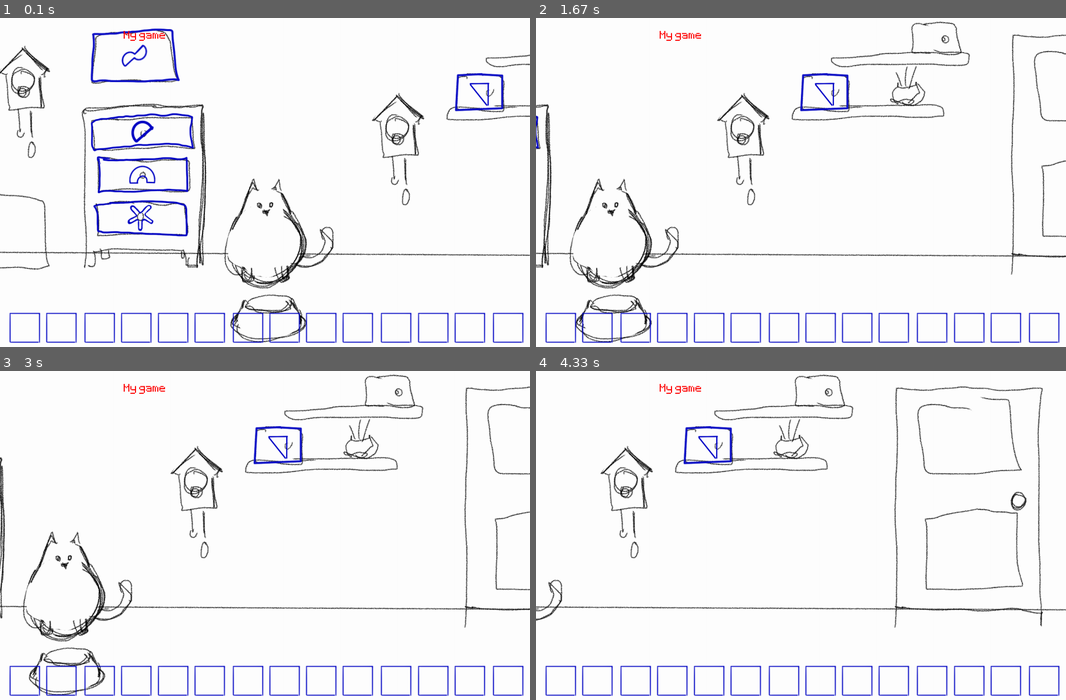
Above: before the commit, frames 1-4 (two rows, left to right).
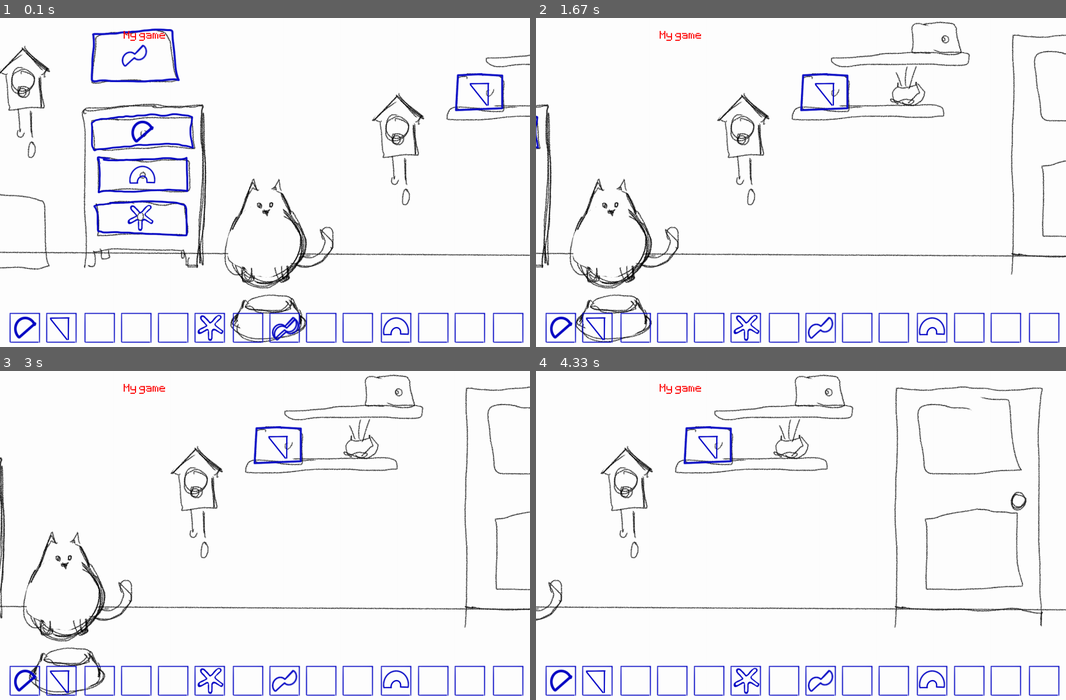
Above: after the commit, the same moments.

Repository: Bchan1999/Feed-The-Cat-PyGame
Game: pygame game, started from window.py
The game is run twice, just before and just after one commit, with the same random seed, the same clock (stepped at 60 frames per second) and the same inputs.
Inputs (mouse positions are in pixels of both pictures, inside the frame that each line leads up to):
- Up to frame 1 (0.1 s): no input
- Up to frame 2 (1.67 s): hold Right 0.33-0.8 s; move the mouse to (779, 205) at 0.37 s; hold Right 0.83-1.3 s; move the mouse to (970, 179) at 0.87 s; hold Left from 1.33 s (still down); move the mouse to (673, 192) at 1.37 s
- Up to frame 3 (3 s): release Left at 1.87 s; hold Left 1.9-2.3 s; move the mouse to (100, 489) at 1.93 s; hold Right 2.33-2.97 s; move the mouse to (344, 420) at 2.37 s
- Up to frame 4 (4.33 s): hold Left 3-3.47 s; move the mouse to (864, 571) at 3.03 s; hold Right 3.5-3.97 s; move the mouse to (811, 423) at 3.53 s; hold Right from 4 s (still down); move the mouse to (610, 532) at 4.03 s

The runs differ from the first frame. In frame 1, 0.6% of the frame differs, in the area x 2-78%, y 90-99%; in frame 2, 0.5%; in frame 3, 0.5%; in frame 4, 0.5%.

Commit message:
Key functionality

Diff:
--- /dev/null
+++ b/Door.py
@@ -0,0 +1,28 @@
+import pygame
+
+
+class Door:
+    def __init__(self, screen, rectx, recty, closedImg, openImg):
+        self.closed = pygame.image.load(closedImg).convert_alpha()
+        self.open = pygame.image.load(openImg).convert_alpha()
+        self.rect = self.closed.get_rect(center=(rectx, recty))
+        self.mask = pygame.mask.from_surface(self.closed)
+        self.rectB = self.open.get_rect(center=(rectx, recty))
+        self.maskB = pygame.mask.from_surface(self.open)
+        self.flag = False
+        self.screen = screen
+
+    def draw(self):
+        if self.flag:
+            self.screen.blit(self.open, self.rect)
+        else:
+            self.screen.blit(self.closed, self.rect)
+
+    def setFlag(self, flag):
+        self.flag = flag
+
+    def changeXandY(self, rectx):
+        self.rect = self.closed.get_rect(center=(rectx, 500))
+
+    def changeXandYB(self, rectx):
+        self.rect = self.open.get_rect(center=(rectx, 500))
--- /dev/null
+++ b/Key.py
@@ -0,0 +1,11 @@
+import pygame
+
+
+class Key:
+    def __init__(self, screen, keyImg, keyHighlight, rectx, recty):
+        self.keyImg = pygame.image.load(keyImg).convert_alpha()
+        self.keyHighlight = pygame.image.load(keyHighlight).convert_alpha
+        self.screen = screen
+
+    def draw(self):
+        self.screen.blit(self.keyImg, (0, 0))
--- /dev/null
+++ b/Player.py
@@ -0,0 +1,14 @@
+import pygame
+
+
+class Player:
+    def __init__(self, key, screen):
+        self.key = pygame.image.load(key).convert_alpha()
+        self.keyRect = self.key.get_rect(center=(0, 0))
+        self.mask = pygame.mask.from_surface(self.key)
+        self.screen = screen
+
+    def draw(self):
+        if pygame.mouse.get_pos():
+            self.keyRect.center = pygame.mouse.get_pos()  # update position
+            self.screen.blit(self.key, self.keyRect.center)
--- a/window.py
+++ b/window.py
@@ -1,34 +1,11 @@
 from cgi import test
 import pygame
 from sys import exit
+from Door import *
+from Key import *
+from Player import *
 
 # starts pygmae and instantiates all libraries
-
-
-class Door:
-    def __init__(self, rectx, recty, closedImg, openImg):
-        self.closed = pygame.image.load(closedImg).convert_alpha()
-        self.open = pygame.image.load(openImg).convert_alpha()
-        self.rect = self.closed.get_rect(center=(rectx, recty))
-        self.mask = pygame.mask.from_surface(self.closed)
-        self.rectB = self.open.get_rect(center=(rectx, recty))
-        self.maskB = pygame.mask.from_surface(self.open)
-        self.flag = False
-
-    def draw(self):
-        if self.flag:
-            screen.blit(self.open, self.rect)
-        else:
-            screen.blit(self.closed, self.rect)
-
-    def setFlag(self, flag):
-        self.flag = flag
-
-    def changeXandY(self, rectx):
-        self.rect = self.closed.get_rect(center=(rectx, 500))
-
-    def changeXandYB(self, rectx):
-        self.rect = self.open.get_rect(center=(rectx, 500))
 
 
 pygame.init()
@@ -58,25 +35,35 @@
 doorOpen = True
 doorlen = 5
 x = 1
+
 doorlist = []
+keyList = []
+
 touching = False
 posClick = any
 
 rflag = False
 lflag = False
 
-#loads all door images from graphics
-#x variable defines how many doors need to be loaded into the game
-#A is closed door
-#B is open door
+# loads all door images from graphics
+# x variable defines how many doors need to be loaded into the game
+# A is closed door
+# B is open door
 while (x <= doorlen):
     file = 'graphics/Door' + str(x) + 'A.png'
     fileB = 'graphics/Door' + str(x) + 'B.png'
-    door = Door(rectx, recty, file, fileB)
+    door = Door(screen, rectx, recty, file, fileB)
     doorlist.append(door)
+
+    keyFile = 'graphics/Keys/Key' + str(x) + '.png'
+    keyHighlightFile = 'graphics/Keys/Key' + str(x) + 'H.png'
+    key = Key(screen, keyFile, keyHighlightFile, rectx, recty)
+    keyList.append(key)
     x += 1
 
 print(doorlist)
+
+player = Player('graphics/Keys/Key3.png', screen)
 
 
 def addSpeed():
@@ -148,5 +135,10 @@
 
     screen.blit(text_surface, (350, 50))
     screen.blit(keyUI, (0, 0))
+    player.draw()
+
+    for j in keyList:
+        j.draw()
+
     pygame.display.update()
     clock.tick(60)  # constant frame rate
Binary file added: graphics/Keys/Background.PNG
Binary file added: graphics/Keys/Key1.PNG
Binary file added: graphics/Keys/Key1H.PNG
Binary file added: graphics/Keys/Key2.PNG
Binary file added: graphics/Keys/Key2H.PNG
Binary file added: graphics/Keys/Key3.PNG
Binary file added: graphics/Keys/Key3H.PNG
Binary file added: graphics/Keys/Key4.PNG
Binary file added: graphics/Keys/Key4H.PNG
Binary file added: graphics/Keys/Key5.PNG
Binary file added: graphics/Keys/Key5H.PNG
